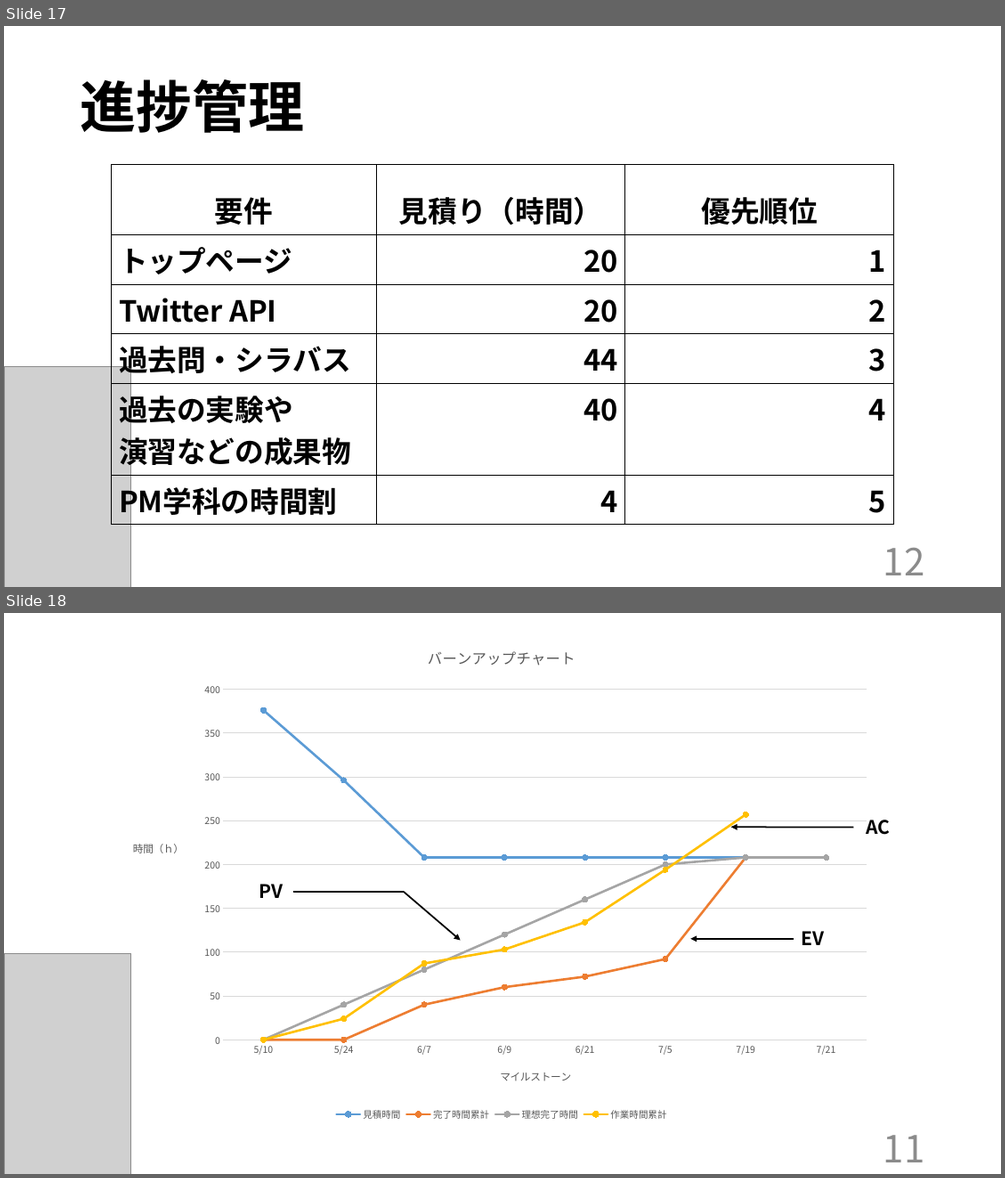
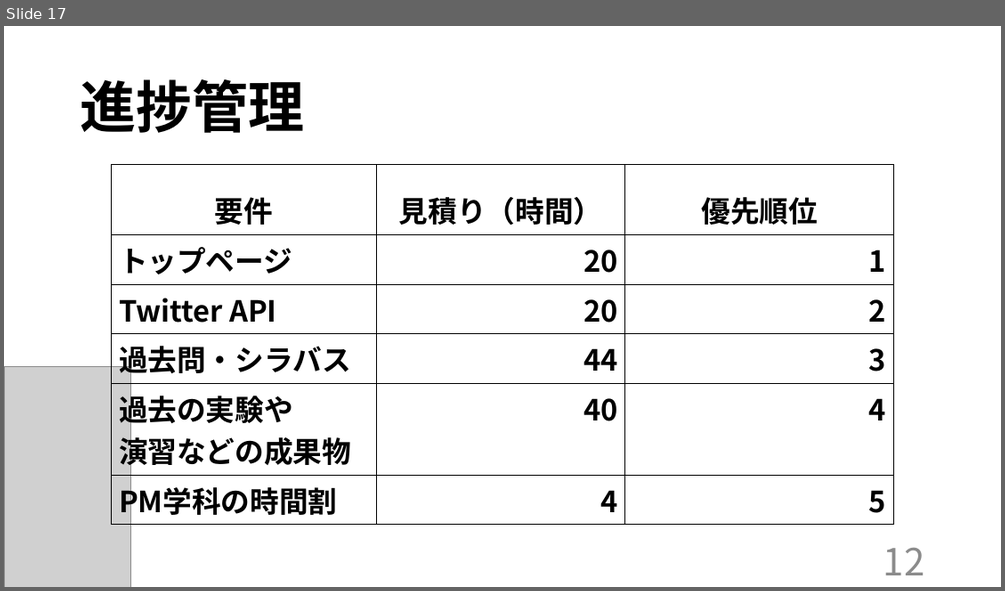
Before and after one commit to kazukiyoshida96/PM-, a slide deck: 最終.pptx. Shown one above the other, each under a label of ours: slides 17 and 18 before the commit, slide 17 after it. The pictures are 1005x1178 and 1005x591 pixels, drawn with LibreOffice and Linux fonts; fonts in the diff are those of the drawing; grey boxes stand for pictures. Boxes give left, top, right and bottom in pixels: in the first picture for what was removed or moved away, otherwise in the second. Text is boxed around its words. In the diff, an @@ line names an element or a change of style, - is before the commit and + after.

```diff
--- a/最終.pptx
+++ b/最終.pptx
@@ slide 18 removed at [4,613,1001,1174], background #FFFFFF @@
@@ line chart removed at [122,629,882,1124] @@
-title "バーンアップチャート "
-categories: 5/10, 5/24, 6/7, 6/9, 6/21, 7/5, 7/19, 7/21
-見積時間: 380, 300, 210, 210, 210, 210, 210, 210
-完了時間累計: 0, 0, 40, 60, 70, 90, 210, -
-理想完了時間: 0, 40, 80, 120, 160, 200, 210, 210
-作業時間累計: 0, 24, 87, 103, 134, 194, 257, -
@@ text removed at [866,819,890,835] @@
-AC
@@ arrow removed from (853, 827) to (731, 827) @@
@@ text removed at [259,884,283,898] @@
-PV
@@ line removed from (292, 892) to (404, 892) @@
@@ arrow removed from (404, 892) to (461, 940) @@
@@ text removed at [801,931,824,945] @@
-EV
@@ picture removed at [4,954,131,1174] @@
@@ arrow removed from (793, 939) to (690, 939) @@
@@ text removed at [883,1135,925,1162] @@
-11
```
Also in this commit, not shown: 1 slide changed.
